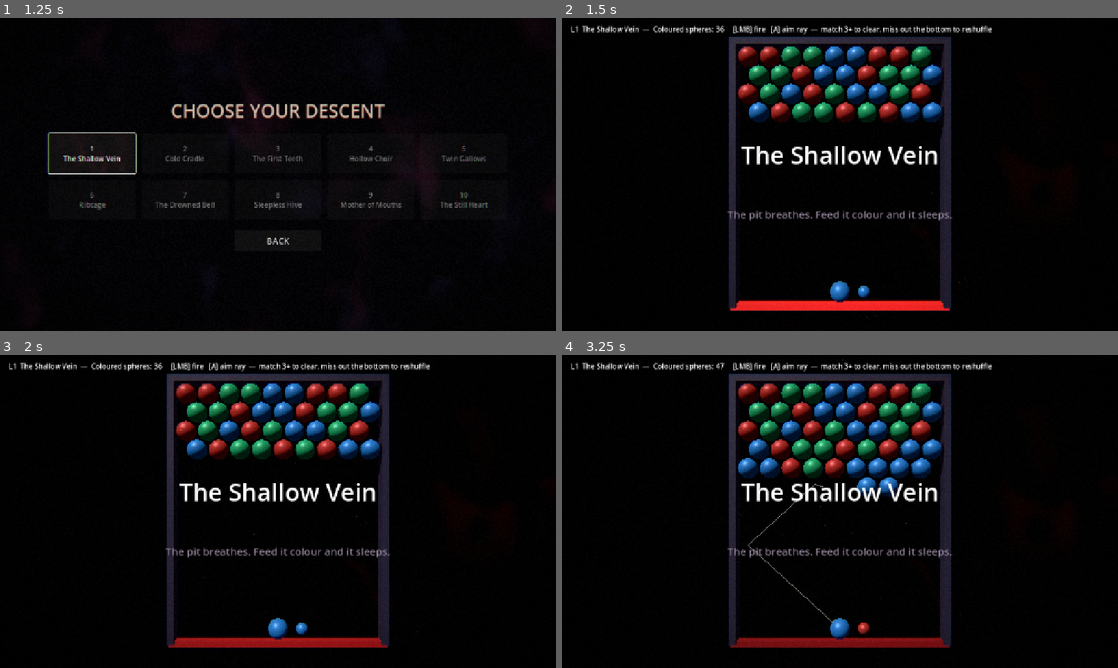
Above: before the commit, frames 1-4 (two rows, left to right).
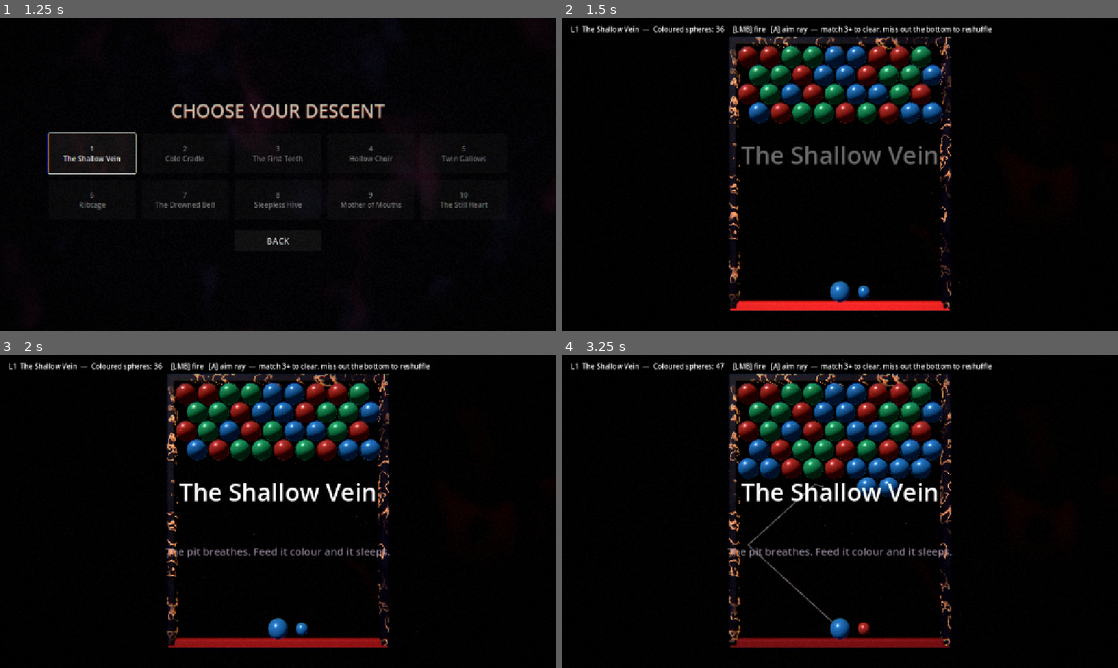
Above: after the commit, the same moments.

Repository: healplease/spheres-of-pain
Game: Godot game, scene res://scenes/main_menu.tscn
Same seed, same stepped clock (60 frames per second), same inputs: the game is played once before the commit and once after it.
Inputs (mouse positions are in pixels of both pictures, inside the frame that each line leads up to):
- Up to frame 1 (1.25 s): click "SELECT LEVEL" at 0.5 s
- Up to frame 2 (1.5 s): click "1 The Shallow Vein" at 1.25 s
- Up to frame 3 (2 s): no input
- Up to frame 4 (3.25 s): move the mouse to (962, 495) at 2.02 s; press the mouse at (962, 495) at 2.03 s; move the mouse to (728, 527) at 2.77 s; release the mouse at (728, 527) at 2.78 s; tap A (toggle_aim) at 2.85 s

Frame 1 is identical in both runs. In frame 2, 5.6% of the frame differs, in the area x 29-71%, y 6-93%; in frame 3, 4.3%; in frame 4, 4.6%.

Commit message:
gliss and shine

Diff:
--- a/project.godot
+++ b/project.godot
@@ -57,3 +57,4 @@
 [rendering]
 
 rendering_device/driver.windows="d3d12"
+anti_aliasing/quality/msaa_3d=2
--- a/scenes/level_3d.tscn
+++ b/scenes/level_3d.tscn
@@ -1,10 +1,11 @@
-[gd_scene load_steps=16 format=3 uid="uid://bhb1b4x61mt0"]
+[gd_scene load_steps=18 format=3 uid="uid://bhb1b4x61mt0"]
 
 [ext_resource type="Script" uid="uid://djqufidh5xj6w" path="res://scripts/play3d/level_controller_3d.gd" id="1_ctrl"]
 [ext_resource type="Script" uid="uid://iqjmc6ome2v" path="res://scripts/play3d/board_view_3d.gd" id="2_board"]
 [ext_resource type="Script" uid="uid://5vrvar2kdqo4" path="res://scripts/play3d/shooter_3d.gd" id="3_shoot"]
 [ext_resource type="Shader" path="res://shaders/abyss_backdrop.gdshader" id="4_abyss"]
 [ext_resource type="Shader" path="res://shaders/dread_overlay.gdshader" id="5_dread"]
+[ext_resource type="Shader" path="res://shaders/title_shiver.gdshader" id="6_title"]
 
 [sub_resource type="ShaderMaterial" id="ShaderMaterial_abyss"]
 shader = ExtResource("4_abyss")
@@ -64,6 +65,10 @@
 [sub_resource type="ShaderMaterial" id="ShaderMaterial_dread"]
 shader = ExtResource("5_dread")
 
+[sub_resource type="ShaderMaterial" id="SM_banner"]
+shader = ExtResource("6_title")
+shader_parameter/seed = 3.7
+
 [node name="Level3D" type="Node3D" unique_id=1146993431]
 script = ExtResource("1_ctrl")
 
@@ -116,6 +121,7 @@
 
 [node name="Banner" type="Label" parent="Ui" unique_id=1120620941]
 visible = false
+material = SubResource("SM_banner")
 offset_top = 230.0
 offset_right = 1280.0
 offset_bottom = 400.0
--- a/scenes/level_select.tscn
+++ b/scenes/level_select.tscn
@@ -1,10 +1,11 @@
-[gd_scene load_steps=9 format=3]
+[gd_scene load_steps=11 format=3]
 
 [ext_resource type="Script" path="res://scripts/ui/level_select.gd" id="1_sel"]
 [ext_resource type="Shader" path="res://shaders/abyss_menu.gdshader" id="2_abyss"]
 [ext_resource type="Shader" path="res://shaders/dread_overlay.gdshader" id="3_dread"]
 [ext_resource type="Shader" path="res://shaders/button_smoke.gdshader" id="4_smoke"]
 [ext_resource type="Script" path="res://scripts/ui/focus_smoke.gd" id="5_fsmoke"]
+[ext_resource type="Shader" path="res://shaders/title_shiver.gdshader" id="6_title"]
 
 [sub_resource type="ShaderMaterial" id="SM_bg"]
 shader = ExtResource("2_abyss")
@@ -17,6 +18,10 @@
 
 [sub_resource type="ShaderMaterial" id="SM_smoke"]
 shader = ExtResource("4_smoke")
+
+[sub_resource type="ShaderMaterial" id="SM_title"]
+shader = ExtResource("6_title")
+shader_parameter/seed = 1.3
 
 [node name="LevelSelect" type="Control"]
 layout_mode = 3
@@ -59,6 +64,7 @@
 alignment = 1
 
 [node name="Title" type="Label" parent="Center/VBox"]
+material = SubResource("SM_title")
 layout_mode = 2
 theme_override_colors/font_color = Color(0.78, 0.72, 0.65, 1)
 theme_override_colors/font_shadow_color = Color(0.35, 0.05, 0.06, 0.6)
--- a/scripts/play3d/level_controller_3d.gd
+++ b/scripts/play3d/level_controller_3d.gd
@@ -18,6 +18,11 @@
 const BACKDROP_OFFSET := 12.0  # metres the abyss backdrop sits behind the board plane
 
 const DANGER_SHADER := preload("res://shaders/danger_line.gdshader")
+const FRAME_SHADER := preload("res://shaders/frame_veins.gdshader")
+
+# Banner / lore / end-panel fade timings (seconds).
+const FADE_IN_TIME := 0.45
+const FADE_OUT_TIME := 0.7
 
 @export var diameter := 56.0
 @export var num_colors := 5
@@ -194,16 +199,35 @@
 	_mesh = SphereMesh.new()
 	_mesh.radius = SPHERE_RADIUS
 	_mesh.height = SPHERE_RADIUS * 2.0
+	# Lacquered-glass look: clearcoat for a wet specular skin, a rim so spheres
+	# keep a readable silhouette against the dark abyss, and a whisper of
+	# self-emission (far below the bloom threshold) so they glow faintly in fog.
 	for col in BoardView3D.PALETTE:
 		var m := StandardMaterial3D.new()
 		m.albedo_color = col
-		m.metallic = 0.25
-		m.roughness = 0.45
+		m.metallic = 0.35
+		m.roughness = 0.3
+		m.clearcoat_enabled = true
+		m.clearcoat = 0.7
+		m.clearcoat_roughness = 0.15
+		m.rim_enabled = true
+		m.rim = 0.4
+		m.rim_tint = 0.35
+		m.emission_enabled = true
+		m.emission = col
+		m.emission_energy_multiplier = 0.06
 		_mats.append(m)
+	# Black spheres are polished obsidian: no inner light, just a hard sheen.
 	_black_mat = StandardMaterial3D.new()
-	_black_mat.albedo_color = Color(0.04, 0.04, 0.05)
-	_black_mat.metallic = 0.1
-	_black_mat.roughness = 0.8
+	_black_mat.albedo_color = Color(0.03, 0.03, 0.04)
+	_black_mat.metallic = 0.05
+	_black_mat.roughness = 0.45
+	_black_mat.clearcoat_enabled = true
+	_black_mat.clearcoat = 0.5
+	_black_mat.clearcoat_roughness = 0.1
+	_black_mat.rim_enabled = true
+	_black_mat.rim = 0.25
+	_black_mat.rim_tint = 0.0
 	_preview_mat = StandardMaterial3D.new()
 	_preview_mat.shading_mode = BaseMaterial3D.SHADING_MODE_UNSHADED
 	_preview_mat.albedo_color = Color(0.9, 0.85, 0.85, 0.55)
@@ -330,13 +354,12 @@
 	var span_y := top_y - bot_y
 	var t := FRAME_THICK
 
-	var wall_mat := StandardMaterial3D.new()
-	wall_mat.albedo_color = Color(0.16, 0.15, 0.19)
-	wall_mat.metallic = 0.3
-	wall_mat.roughness = 0.6
-	wall_mat.emission_enabled = true
-	wall_mat.emission = Color(0.12, 0.11, 0.16)
-	wall_mat.emission_energy_multiplier = 0.6
+	# Obsidian bars with ember veins crawling through them, tinted to the level's
+	# ember colour so the frame belongs to the same palette as the particles.
+	var theme := _level if _level != null else LevelResource.new()
+	var wall_mat := ShaderMaterial.new()
+	wall_mat.shader = FRAME_SHADER
+	wall_mat.set_shader_parameter("vein_color", theme.ember_color)
 
 	var exit_mat := ShaderMaterial.new()
 	exit_mat.shader = DANGER_SHADER
@@ -518,13 +541,16 @@
 	shooter.enabled = false
 	_preview_mesh.clear_surfaces()
 	banner_label.text = msg
-	banner_label.visible = true
+	_fade_in(banner_label, FADE_IN_TIME)
+	_kill_fade(lore_label)
 	lore_label.visible = false
+	lore_label.modulate.a = 1.0
 	if won and _level != null:
 		GameState.complete_current()
 	next_button.visible = won and _level != null and GameState.has_next()
 	retry_button.visible = not won and _level != null
-	end_panel.visible = true
+	# The verdict lands first; the choices surface a beat later.
+	_fade_in(end_panel, FADE_IN_TIME, 0.35)
 	# Hand keyboard focus to the most relevant choice so arrows + Enter work.
 	if next_button.visible:
 		next_button.grab_focus()
@@ -534,18 +560,52 @@
 		menu_button.grab_focus()
 
 
-## Level intro: title + lore over the board for a few seconds, then fade out
-## (unless the game somehow ended first — the end banner wins).
+## Level intro: title + lore fade in over the board, hold for a few seconds,
+## then dissolve (unless the game somehow ended first — the end banner wins).
 func _show_intro() -> void:
 	banner_label.text = _level.title
-	banner_label.visible = true
 	lore_label.text = _level.lore_fragment
-	lore_label.visible = true
+	_fade_in(banner_label, FADE_IN_TIME)
+	_fade_in(lore_label, FADE_IN_TIME, 0.25)
 	await get_tree().create_timer(3.0).timeout
 	if not is_inside_tree() or game_over:
 		return
-	banner_label.visible = false
-	lore_label.visible = false
+	_fade_out(banner_label, FADE_OUT_TIME)
+	_fade_out(lore_label, FADE_OUT_TIME)
+
+
+# --- ui fades -------------------------------------------------------------
+
+## Show `ctrl` by fading its modulate alpha up from zero (after `delay`).
+## Any fade already running on it is killed first, so rapid transitions
+## (intro fade-out interrupted by the end banner) can't stack.
+func _fade_in(ctrl: CanvasItem, dur: float, delay := 0.0) -> void:
+	_kill_fade(ctrl)
+	ctrl.modulate.a = 0.0
+	ctrl.visible = true
+	var tw := ctrl.create_tween()
+	if delay > 0.0:
+		tw.tween_interval(delay)
+	tw.tween_property(ctrl, "modulate:a", 1.0, dur)
+	ctrl.set_meta("fade_tween", tw)
+
+
+## Fade `ctrl` out, then hide it and restore full alpha for the next show.
+func _fade_out(ctrl: CanvasItem, dur: float) -> void:
+	_kill_fade(ctrl)
+	var tw := ctrl.create_tween()
+	tw.tween_property(ctrl, "modulate:a", 0.0, dur)
+	tw.tween_callback(func () -> void:
+		ctrl.visible = false
+		ctrl.modulate.a = 1.0)
+	ctrl.set_meta("fade_tween", tw)
+
+
+func _kill_fade(ctrl: CanvasItem) -> void:
+	if ctrl.has_meta("fade_tween"):
+		var tw: Tween = ctrl.get_meta("fade_tween")
+		if tw != null and tw.is_valid():
+			tw.kill()
 
 
 func _update_status() -> void:
--- /dev/null
+++ b/shaders/frame_veins.gdshader
@@ -0,0 +1,58 @@
+// Obsidian frame bars: dark vitreous stone threaded with thin ember veins that
+// drift and breathe. Noise is sampled in world space so the pattern runs
+// continuously around corners and never stretches with bar dimensions. Peak
+// emission sits just above the bloom threshold, so the brightest moments of a
+// vein catch a faint glow — the frame reads as barely containing something.
+shader_type spatial;
+render_mode shadows_disabled;
+
+uniform vec3 base_color: source_color = vec3(0.10, 0.09, 0.13);
+uniform vec3 vein_color: source_color = vec3(1.0, 0.45, 0.18);
+uniform float vein_scale = 1.3;     // vein density (per metre, roughly)
+uniform float drift_speed = 0.04;   // how fast the veins crawl
+uniform float vein_glow = 1.15;     // peak emission energy
+
+varying vec3 world_pos;
+
+float hash2(vec2 p) {
+	return fract(sin(dot(p, vec2(127.1, 311.7))) * 43758.5453);
+}
+
+float vnoise(vec2 p) {
+	vec2 i = floor(p);
+	vec2 f = fract(p);
+	vec2 u = f * f * (3.0 - 2.0 * f);
+	return mix(mix(hash2(i), hash2(i + vec2(1, 0)), u.x),
+			mix(hash2(i + vec2(0, 1)), hash2(i + vec2(1, 1)), u.x), u.y);
+}
+
+float fbm(vec2 p) {
+	float v = 0.0;
+	float a = 0.5;
+	for (int i = 0; i < 3; i++) {
+		v += a * vnoise(p);
+		p = p * 2.03 + vec2(17.0, 9.0);
+		a *= 0.5;
+	}
+	return v;
+}
+
+void vertex() {
+	world_pos = (MODEL_MATRIX * vec4(VERTEX, 1.0)).xyz;
+}
+
+void fragment() {
+	// Fold the depth axis into the sample plane so every face of the box gets an
+	// unstretched slice of the field.
+	vec2 p = vec2(world_pos.x + world_pos.z * 0.7, world_pos.y - world_pos.z * 0.4) * vein_scale;
+	float n = fbm(p + TIME * drift_speed);
+	// Ridged noise: the crease where the field folds back on itself reads as a vein.
+	float ridge = 1.0 - abs(2.0 * fbm(p * 1.7 - TIME * drift_speed) - 1.0);
+	float vein = smoothstep(0.88, 0.985, ridge);
+	// Each stretch of vein breathes on its own phase (offset by the local noise).
+	float pulse = 0.55 + 0.45 * sin(TIME * 0.7 + n * 12.0);
+	ALBEDO = base_color * (0.75 + 0.5 * n);
+	METALLIC = 0.25;
+	ROUGHNESS = 0.45 + 0.25 * n;
+	EMISSION = vein_color * vein * vein_glow * pulse;
+}
--- a/shaders/title_shiver.gdshader
+++ b/shaders/title_shiver.gdshader
@@ -1,26 +1,60 @@
-// Occasional tremor for the title label: most of the time perfectly still,
-// then once per `interval` window (at a random moment inside it) the glyphs
-// shudder for a fraction of a second. Vertex-only — glyph rendering untouched.
+// Occasional dread for big labels: most of the time the text is perfectly
+// still, then once per `interval` window (at a random moment inside it) the
+// glyphs shudder for a fraction of a second — and on an independent clock the
+// colour channels briefly tear apart (chromatic aberration flicker).
+// `seed` desyncs labels that share this shader so they never twitch together.
 shader_type canvas_item;
 
-uniform float interval = 15.0;       // seconds per shiver window (one shiver each)
+uniform float interval = 15.0;      // seconds per shiver window (one shiver each)
 uniform float shiver_len = 1.5;     // how long a shiver lasts
 uniform float amplitude = 2.0;      // pixels
 uniform float speed = 70.0;         // tremor frequency
+uniform float ab_interval = 11.0;   // seconds per aberration window (one flicker each)
+uniform float ab_len = 0.55;        // how long a flicker lasts
+uniform float ab_strength = 2.5;    // peak channel separation, pixels
+uniform float seed = 0.0;           // per-label phase offset
 
 float hash(float n) {
 	return fract(sin(n * 127.1) * 43758.5453);
 }
 
+// 0 outside the event window, easing 0 -> 1 -> 0 inside it. One event per
+// `period`, starting at a random moment within the window.
+float window_env(float t, float period, float len, float salt) {
+	float slot = floor(t / period);
+	float t_in = t - slot * period;
+	float start = hash(slot + salt) * (period - len);
+	if (t_in < start || t_in > start + len) {
+		return 0.0;
+	}
+	return sin((t_in - start) / len * 3.14159);
+}
+
 void vertex() {
-	float slot = floor(TIME / interval);
-	float t_in = TIME - slot * interval;
-	float start = hash(slot) * (interval - shiver_len);
-	if (t_in > start && t_in < start + shiver_len) {
-		float k = (t_in - start) / shiver_len;
-		float env = sin(k * 3.14159);   // ease in and out of the tremor
+	float env = window_env(TIME + seed, interval, shiver_len, seed);
+	if (env > 0.0) {
 		// VERTEX.x in the phase makes the jitter ripple raggedly across glyphs.
 		VERTEX += vec2(sin(TIME * speed + VERTEX.x * 0.05),
 				cos(TIME * speed * 1.31 + VERTEX.x * 0.03)) * amplitude * env;
 	}
 }
+
+void fragment() {
+	float env = window_env(TIME + seed * 1.7, ab_interval, ab_len, seed + 13.0);
+	if (env > 0.001) {
+		// Stutter inside the flicker so the split feels electrical, not smooth.
+		env *= 0.55 + 0.45 * hash(floor(TIME * 24.0) + seed);
+		vec2 off = vec2(TEXTURE_PIXEL_SIZE.x * ab_strength * env, 0.0);
+		// Font-atlas glyphs are white with coverage in alpha, so COLOR.rgb is the
+		// font colour regardless of coverage: rebuild each channel from its own
+		// shifted coverage sample to push red left and blue right of the glyph.
+		float ga = texture(TEXTURE, UV).a;
+		float ra = texture(TEXTURE, UV - off).a;
+		float ba = texture(TEXTURE, UV + off).a;
+		float a = max(ga, max(ra, ba));
+		vec3 rgb = vec3(COLOR.r * ra, COLOR.g * ga, COLOR.b * ba) / max(a, 0.0001);
+		// Preserve the label's modulate alpha (fades) where we can estimate it.
+		float mod_a = ga > 0.003 ? clamp(COLOR.a / ga, 0.0, 1.0) : 1.0;
+		COLOR = vec4(rgb, a * mod_a);
+	}
+}
Not shown, added: shaders/frame_veins.gdshader.uid
Not shown, added: .claude/skills/find-assets/SKILL.md
